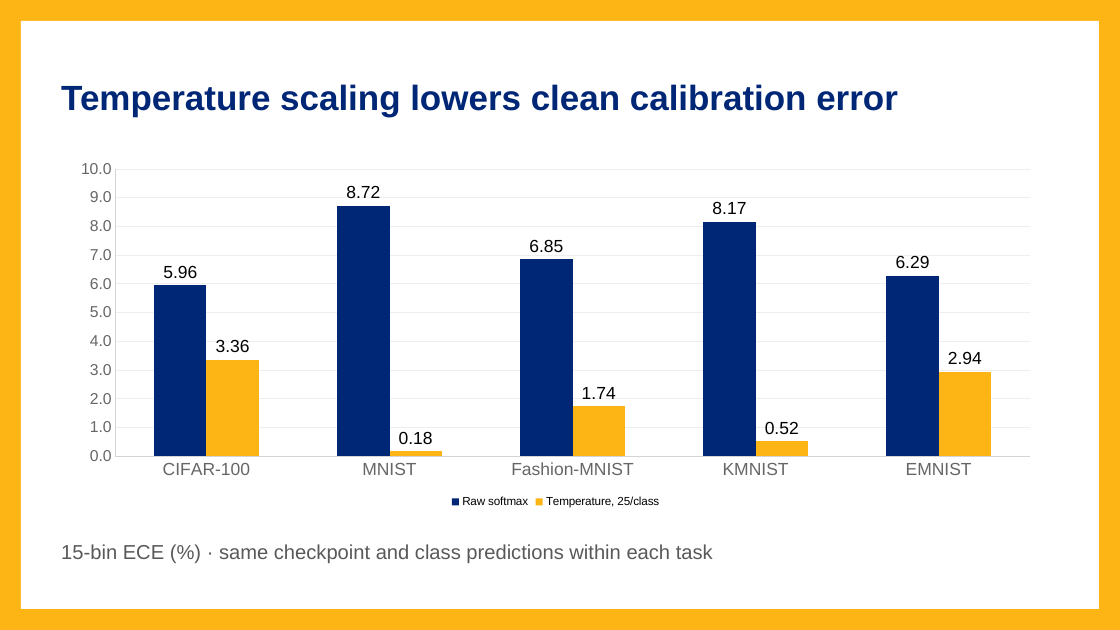
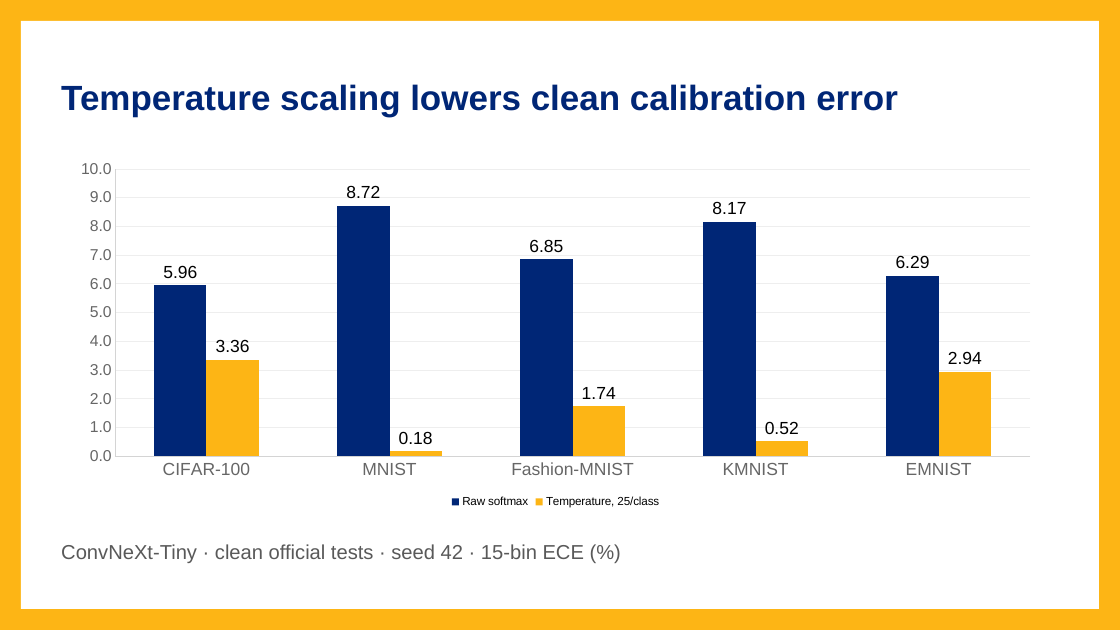
Before and after one commit to Catpockets/sdm-vision-reliability, a slide deck: slide 2 of presentations/karim-presentation2-section.pptx. Drawn at 1120x630 pixels with LibreOffice and Linux fonts; fonts in the diff are those of the drawing. Boxes give left, top, right and bottom in pixels: in the first picture for what was removed or moved away, otherwise in the second. Text is boxed around its words. In the diff, an @@ line names an element or a change of style, - is before the commit and + after.

```diff
--- a/presentations/karim-presentation2-section.pptx
+++ b/presentations/karim-presentation2-section.pptx
@@ text at (61,544,584,563): text changed @@
-15-bin ECE (%) · same checkpoint and class predictions within each task
+ConvNeXt-Tiny · clean official tests · seed 42 · 15-bin ECE (%)
```
Also in this commit, not shown: 2 other slides changed, 1 other file.
